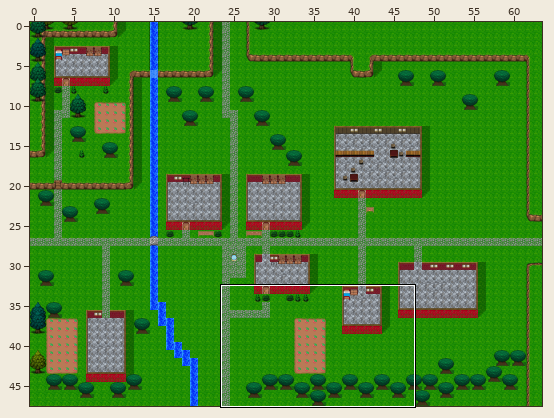
Tiled map (JSON) -- maps/falldale2.json. Above: a wide view before the commit, with the close-up outlined.
Close-up. Old version:
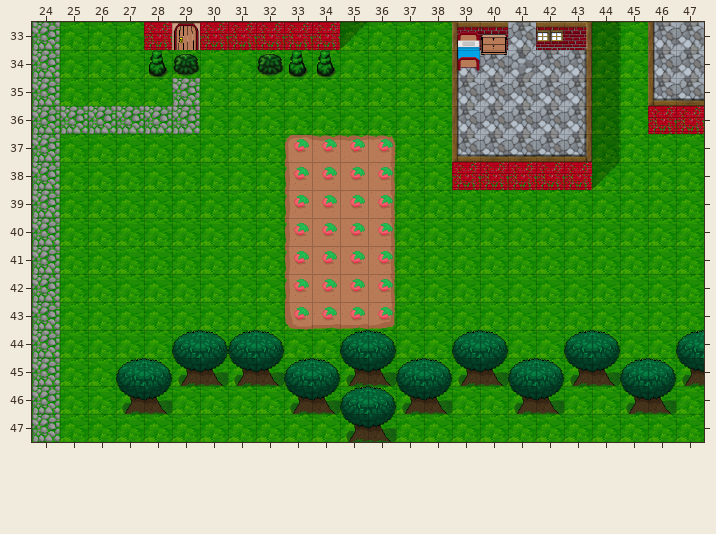
Cells are 50x50 px. Shown: x 24..47, y 33..47.
Now the later version:
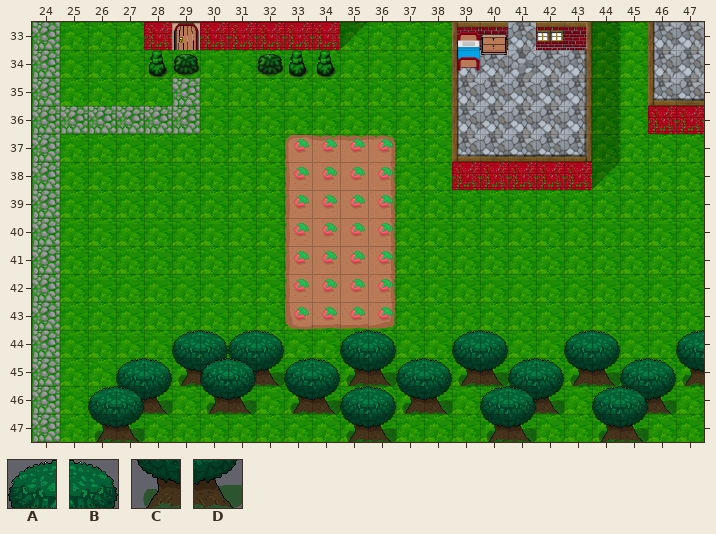
Key: from "tiles": A 186 "tree1", B 187 "tree2", C 190 "tree3", D 193 "tree4".
_ is an empty cell.
The commit says: falldale/graveyard transitions fixed
What changed:
Layer "Foreground":
The author put tile A in row 45 at x 30; in row 46 at x 26, 40 and 44.
The author put tile B in row 45 at x 31; in row 46 at x 27, 41 and 45.
The author put tile C in row 46 at x 30; in row 47 at x 26, 40 and 44.
The author put tile D in row 46 at x 31; in row 47 at x 27, 41 and 45.
Changed places in both close-ups, as pixel boxes (x1, y1, x2, y2):
added: (200, 358, 256, 414)
added: (88, 386, 144, 442)
added: (480, 386, 536, 442)
added: (592, 386, 648, 442)
